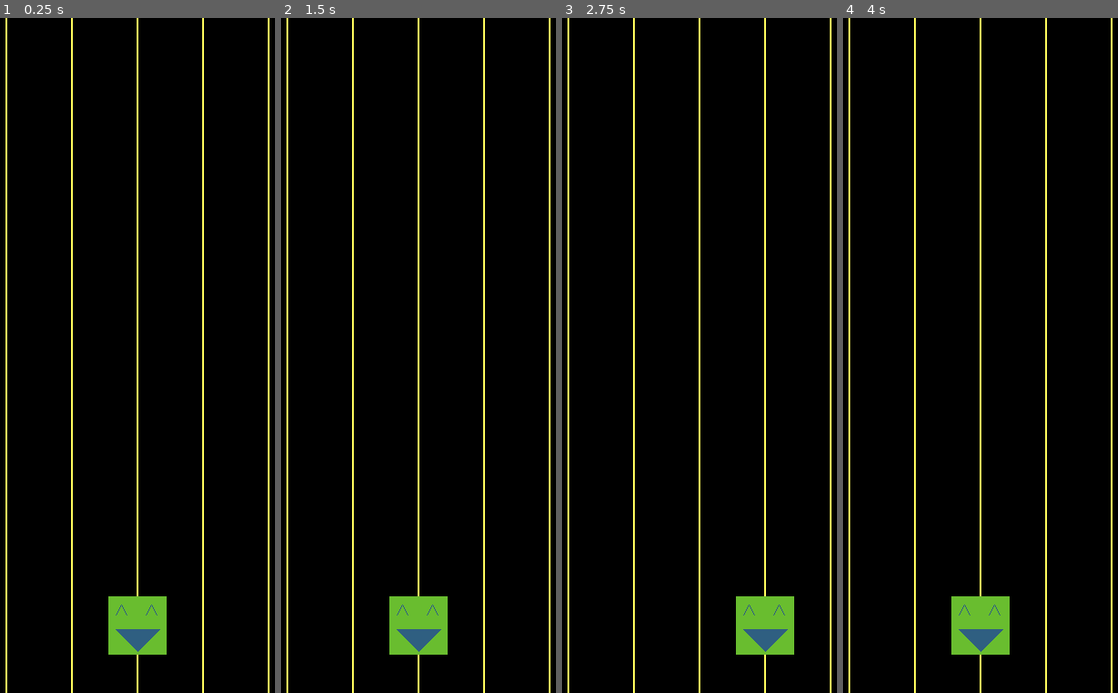
Above: before the commit, frames 1-4 (left to right).
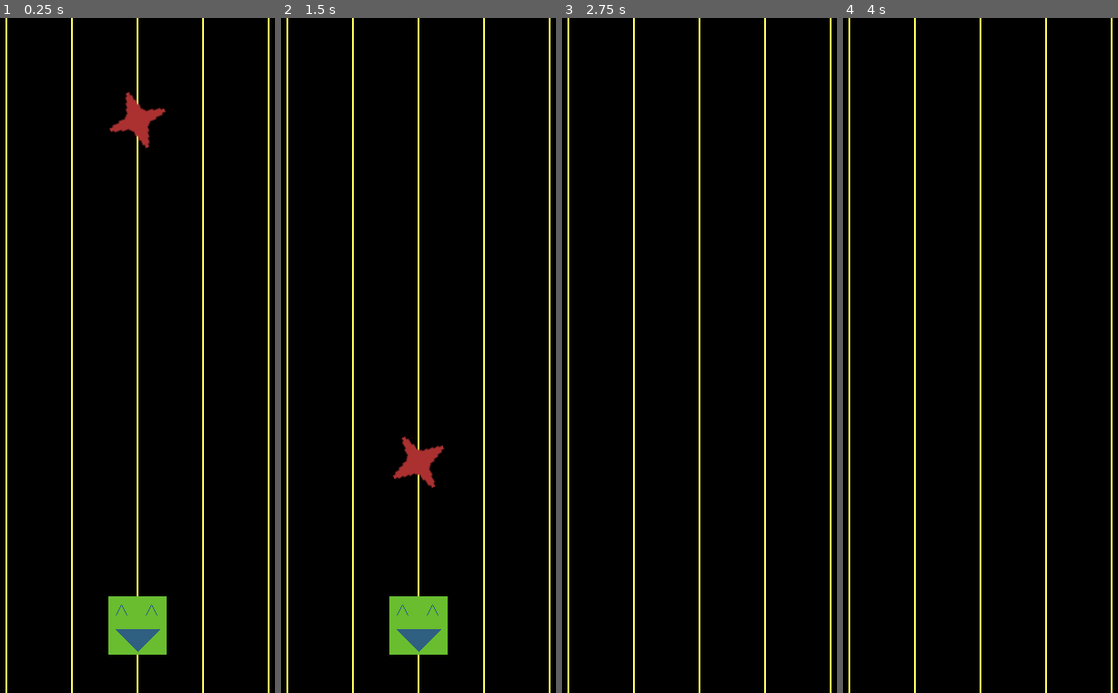
Above: after the commit, the same moments.

Repository: dw3nt/hyper-dodger-proto
Game: Godot game, scene res://World.tscn
Same seed, same stepped clock (60 frames per second), same inputs: the game is played once before the commit and once after it.
Inputs:
- Up to frame 1 (0.25 s): no input
- Up to frame 2 (1.5 s): hold D (move_right) 0.53-1.28 s; hold A (move_left) from 1.28 s (still down)
- Up to frame 3 (2.75 s): release A (move_left) at 2.03 s; hold D (move_right) from 2.03 s (still down)
- Up to frame 4 (4 s): tap Enter at 2.75 s; tap Space at 3.5 s; release D (move_right) at 3.53 s; hold A (move_left) from 3.53 s (still down)

The runs differ from the first frame. In frame 1, 0.6% of the frame differs, in the area x 39-61%, y 10-20%; in frame 2, 0.6%; in frame 3, 1.8%, in the area x 63-85%, y 85-95%; in frame 4, 1.8%.

Commit message:
enemey and collision with player

Diff:
--- /dev/null
+++ b/Enemy.gd
@@ -0,0 +1,9 @@
+extends KinematicBody2D
+
+const SPEED = 300
+const ROTATE = 36
+
+
+func _physics_process(delta):
+	rotation += ROTATE
+	move_and_collide(Vector2(0, SPEED) * delta)
--- /dev/null
+++ b/Enemy.tscn
@@ -0,0 +1,22 @@
+[gd_scene load_steps=4 format=2]
+
+[ext_resource path="res://assets/enemy.png" type="Texture" id=1]
+[ext_resource path="res://Enemy.gd" type="Script" id=2]
+
+[sub_resource type="CircleShape2D" id=1]
+radius = 8.37634
+
+[node name="Enemy" type="KinematicBody2D" groups=[
+"enemy",
+]]
+collision_layer = 2
+collision_mask = 0
+script = ExtResource( 2 )
+
+[node name="Sprite" type="Sprite" parent="."]
+scale = Vector2( 2, 2 )
+texture = ExtResource( 1 )
+
+[node name="CollisionShape2D" type="CollisionShape2D" parent="."]
+scale = Vector2( 2, 2 )
+shape = SubResource( 1 )
--- a/Player.gd
+++ b/Player.gd
@@ -8,3 +8,8 @@
 		emit_signal("switch_tracks", -1)
 	elif Input.is_action_just_pressed("move_right"):
 		emit_signal("switch_tracks", 1)
+
+
+func _on_Collision_body_entered(body):
+	if body.is_in_group("enemy"):
+		queue_free()
--- a/Player.tscn
+++ b/Player.tscn
@@ -13,6 +13,8 @@
 texture = ExtResource( 1 )
 
 [node name="Collision" type="Area2D" parent="."]
+collision_mask = 2
 
 [node name="CollisionShape2D" type="CollisionShape2D" parent="Collision"]
 shape = SubResource( 1 )
+[connection signal="body_entered" from="Collision" to="." method="_on_Collision_body_entered"]
--- a/World.tscn
+++ b/World.tscn
@@ -1,8 +1,9 @@
-[gd_scene load_steps=4 format=2]
+[gd_scene load_steps=5 format=2]
 
 [ext_resource path="res://DodgeTrack.tscn" type="PackedScene" id=1]
 [ext_resource path="res://Player.tscn" type="PackedScene" id=2]
 [ext_resource path="res://World.gd" type="Script" id=3]
+[ext_resource path="res://Enemy.tscn" type="PackedScene" id=4]
 
 [node name="World" type="Node"]
 script = ExtResource( 3 )
@@ -34,3 +35,8 @@
 
 [node name="Player" parent="." instance=ExtResource( 2 )]
 position = Vector2( 72, 333 )
+
+[node name="Enemies" type="Node2D" parent="."]
+
+[node name="Enemy" parent="Enemies" instance=ExtResource( 4 )]
+position = Vector2( 180, 37 )
--- a/project.godot
+++ b/project.godot
@@ -41,6 +41,11 @@
  ]
 }
 
+[layer_names]
+
+2d_physics/layer_1="Player"
+2d_physics/layer_2="Enemy"
+
 [rendering]
 
 environment/default_environment="res://default_env.tres"
Binary file added: assets/enemy.png
